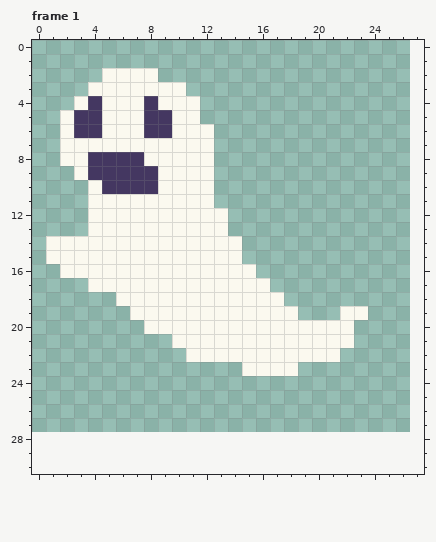
Two versions of one pixel-art file, assets/images/scratch/ghost.aseprite. This is how it looked before the edit.
32x32 pixels, 1 frame. Shown: frame 1. The old version is drawn lined up with the new one, on the new canvas. The commit also changed other frames, which this record leaves out.
Once edited:
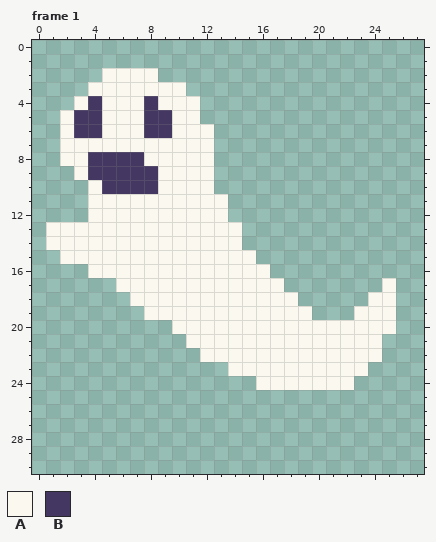
Palette (. is transparent): A #fbf9ef  B #443761
From old to new:
canvas 32x32 -> 28x31, the old top-left corner now at -5,-4 (the part of the old canvas that was cut away was empty and is not shown)
--- frame 1
@@ x 0..27 @@
 10 ....ABBBBAAAA...............
-11 ....AAAAAAAAA...............
+11 ....AAAAAAAAAA..............
 12 ....AAAAAAAAAA..............
-13 ....AAAAAAAAAA..............
+13 .AAAAAAAAAAAAAA.............
 14 .AAAAAAAAAAAAAA.............
-15 .AAAAAAAAAAAAAA.............
-16 ..AAAAAAAAAAAAAA............
-17 ....AAAAAAAAAAAAA...........
-18 ......AAAAAAAAAAAA..........
-19 .......AAAAAAAAAAAA...AA....
-20 ........AAAAAAAAAAAAAAA.....
-21 ..........AAAAAAAAAAAAA.....
-22 ...........AAAAAAAAAAA......
-23 ...............AAAA.........
-24 ............................
+15 ..AAAAAAAAAAAAAA............
+16 ....AAAAAAAAAAAAA...........
+17 ......AAAAAAAAAAAA.......A..
+18 .......AAAAAAAAAAAA.....AA..
+19 ........AAAAAAAAAAAA...AAA..
+20 ..........AAAAAAAAAAAAAAAA..
+21 ...........AAAAAAAAAAAAAA...
+22 ............AAAAAAAAAAAAA...
+23 ..............AAAAAAAAAA....
+24 ................AAAAAAA.....
 25 ............................
